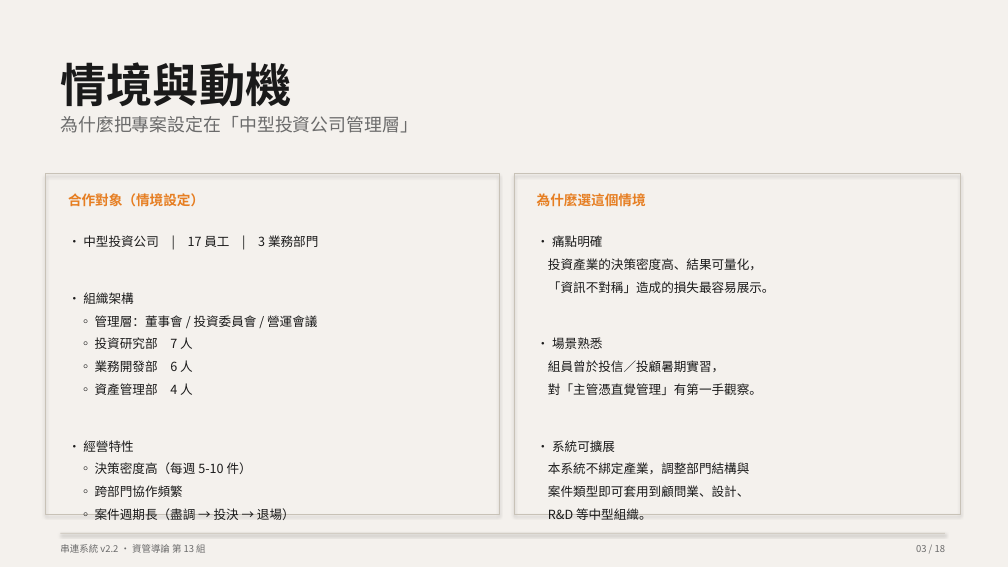
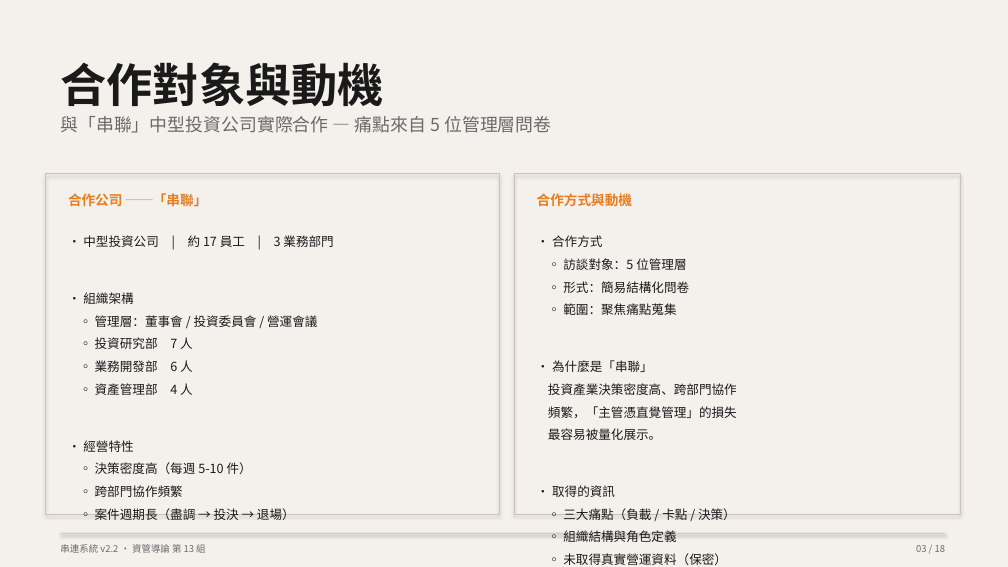
Before and after one commit to Peter2594/chuanlien-system-v2, a slide deck: slide 3 of docs/串連系統_簡報.pptx. Drawn at 1008x567 pixels with LibreOffice and Linux fonts; fonts in the diff are those of the drawing. Boxes give left, top, right and bottom in pixels: in the first picture for what was removed or moved away, otherwise in the second. Text is boxed around its words. In the diff, an @@ line names an element or a change of style, - is before the commit and + after.

```diff
--- a/docs/串連系統_簡報.pptx
+++ b/docs/串連系統_簡報.pptx
@@ text at [60, 62, 383, 107]: text changed @@
-情境與動機
+合作對象與動機
@@ text at [60, 116, 551, 133]: text changed @@
-為什麼把專案設定在「中型投資公司管理層」
+與「串聯」中型投資公司實際合作 — 痛點來自 5 位管理層問卷
@@ text at [68, 193, 208, 207]: text changed @@
-合作對象（情境設定）
+合作公司 ──「串聯」
@@ text at [537, 193, 632, 206]: text changed @@
-為什麼選這個情境
+合作方式與動機
@@ text at [83, 235, 333, 247]: text changed @@
-• 中型投資公司 | 17 員工 | 3 業務部門
+• 中型投資公司 | 約 17 員工 | 3 業務部門
@@ text at [548, 235, 737, 565]: text changed @@
-• 痛點明確
-投資產業的決策密度高、結果可量化，
-「資訊不對稱」造成的損失最容易展示。
-• 場景熟悉
-組員曾於投信／投顧暑期實習，
-對「主管憑直覺管理」有第一手觀察。
-• 系統可擴展
-本系統不綁定產業，調整部門結構與
-案件類型即可套用到顧問業、設計、
-R&D 等中型組織。
+• 合作方式
+◦ 訪談對象：5 位管理層
+◦ 形式：簡易結構化問卷
+◦ 範圍：聚焦痛點蒐集
+• 為什麼是「串聯」
+投資產業決策密度高、跨部門協作
+頻繁，「主管憑直覺管理」的損失
+最容易被量化展示。
+• 取得的資訊
+◦ 三大痛點（負載 / 卡點 / 決策）
+◦ 組織結構與角色定義
+◦ 未取得真實營運資料（保密）
```
Also in this commit, not shown: 2 other files.
